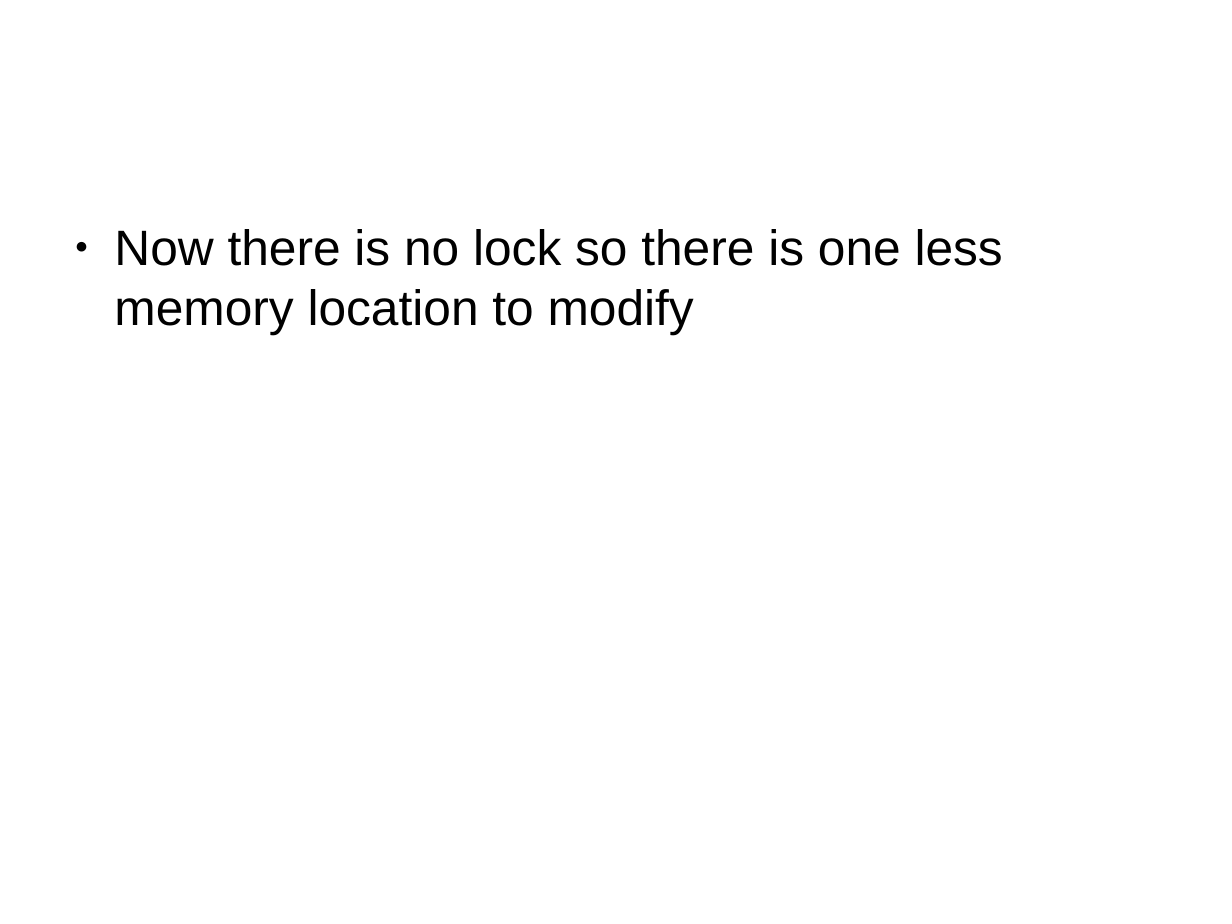
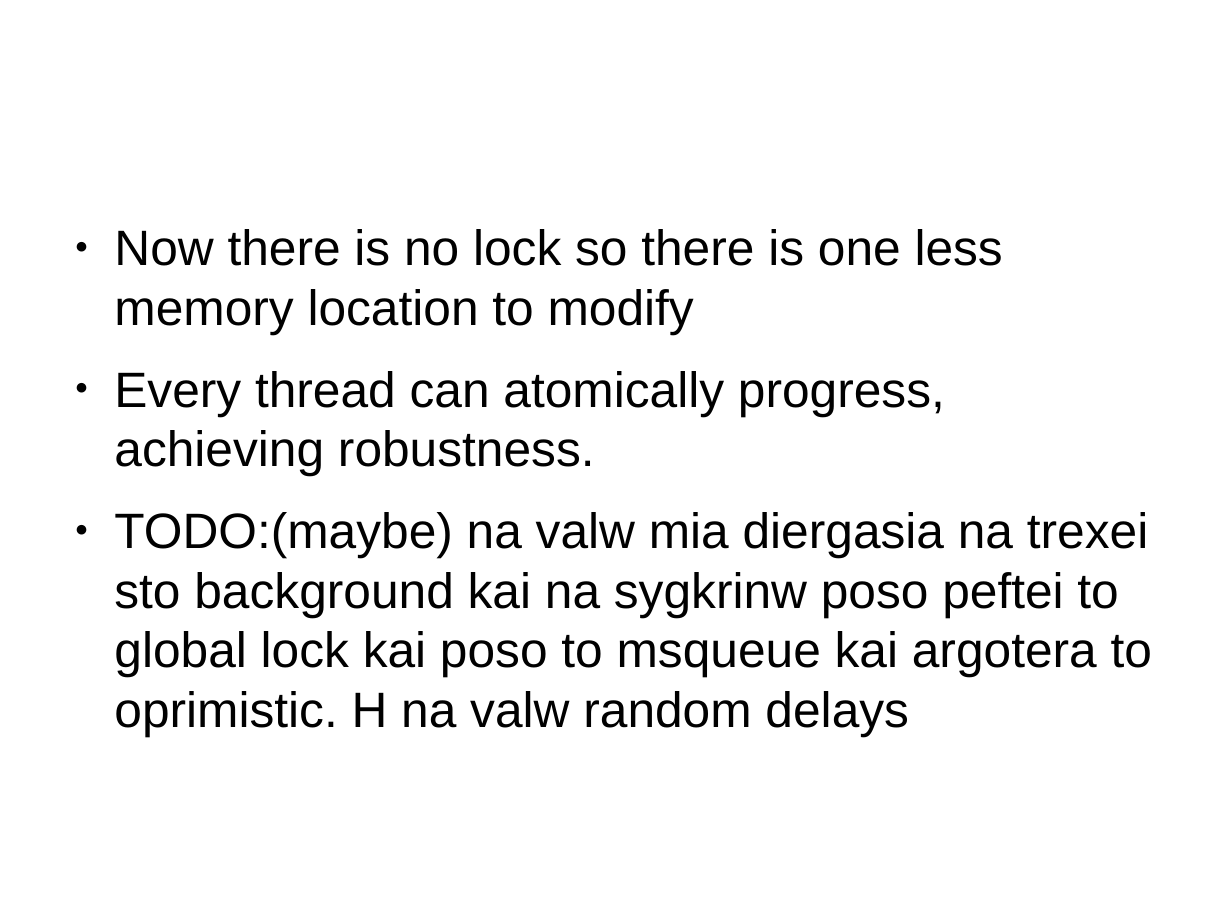
Before and after one commit to mpastyl/my_thesis, a slide deck: slide 21 of presentation.odp. Drawn at 1232x924 pixels with LibreOffice and Linux fonts; fonts in the diff are those of the drawing. Boxes give left, top, right and bottom in pixels: in the first picture for what was removed or moved away, otherwise in the second. Text is boxed around its words. In the diff, an @@ line names an element or a change of style, - is before the commit and + after.

```diff
--- a/presentation.odp
+++ b/presentation.odp
@@ text at (114, 371, 1152, 736): paragraphs added @@
+● Every thread can atomically progress, achieving robustness.
+● TODO:(maybe) na valw mia diergasia na trexei sto background kai na sygkrinw poso peftei to global lock kai poso to msqueue kai argotera to oprimistic. H na valw random delays
```
Also in this commit, not shown: 1 other slide changed, 7 slides added.
